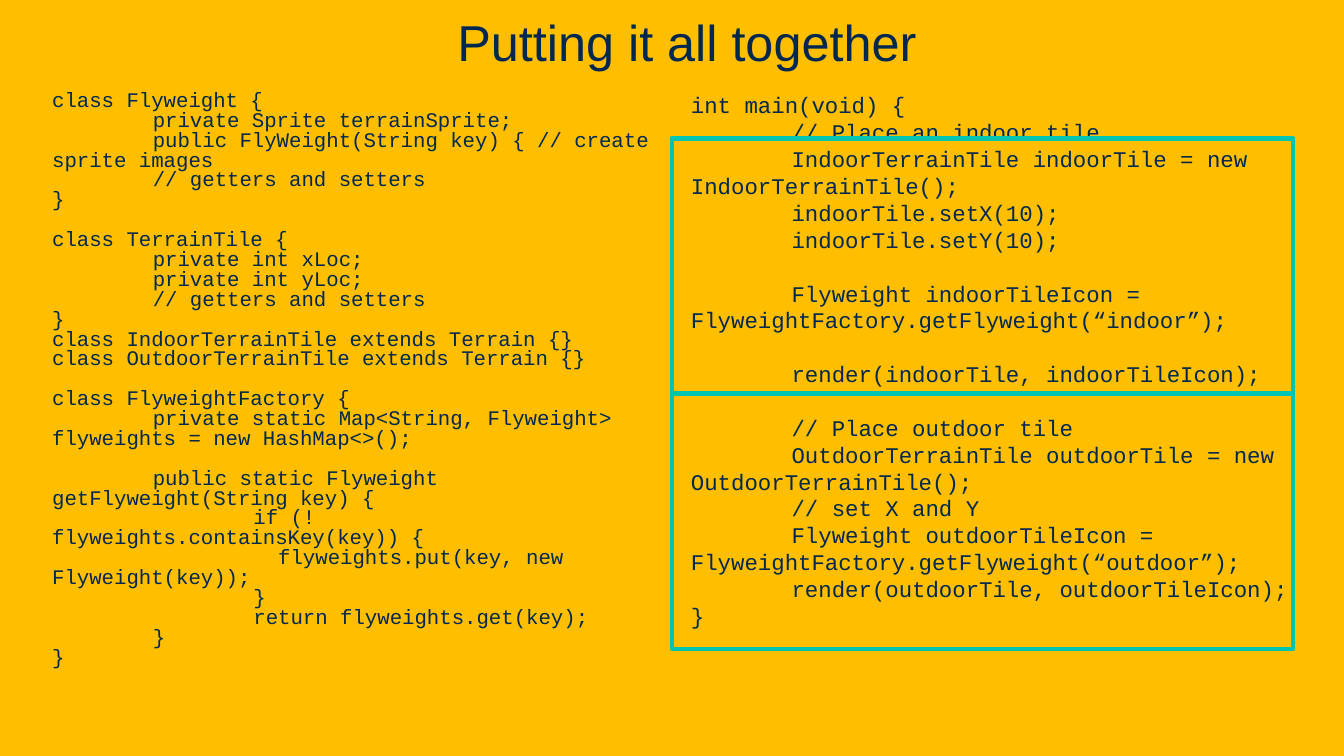
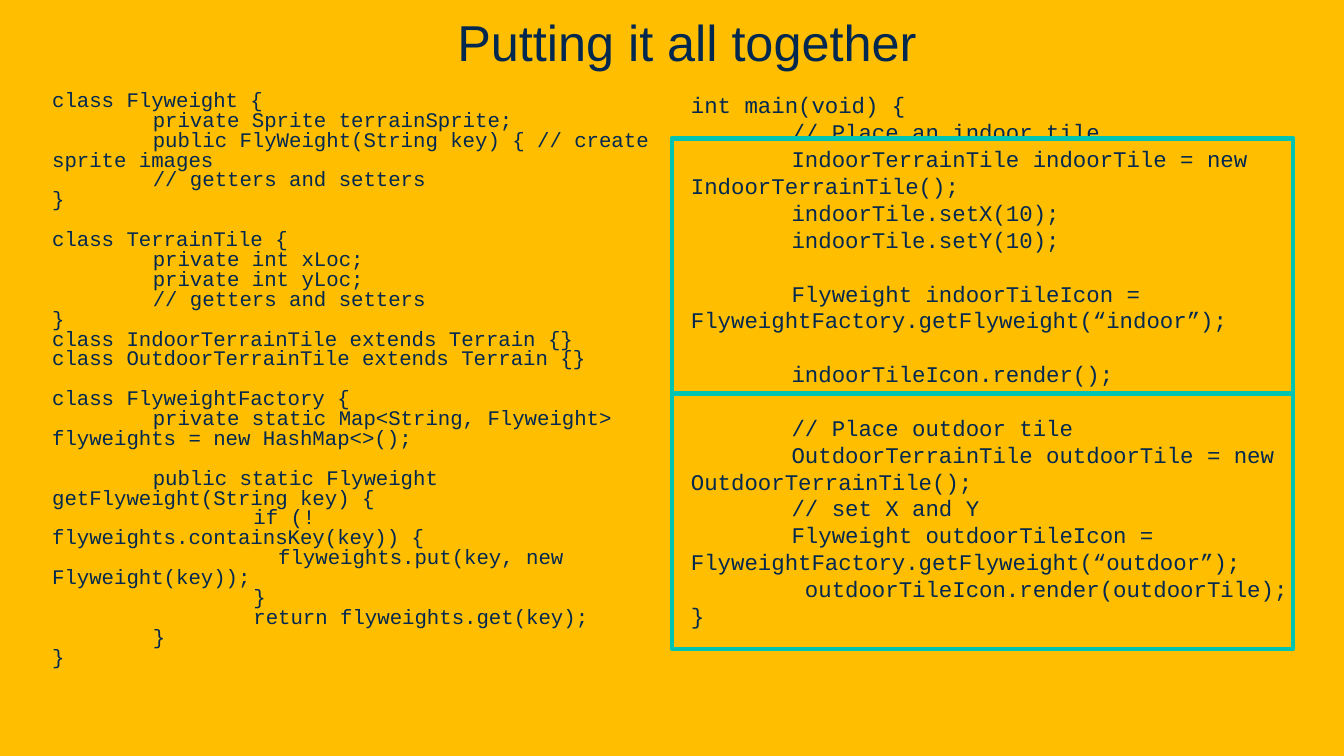
Before and after one commit to davsec-teaching/ecs160-f25, a slide deck: slide 94 of slides/8_design_patterns.pptx (slide 92 before the commit). Drawn at 1344x756 pixels with LibreOffice and Linux fonts; fonts in the diff are those of the drawing; background and template pictures are left out. Boxes give left, top, right and bottom in pixels: in the first picture for what was removed or moved away, otherwise in the second. Text is boxed around its words. In the diff, an @@ line names an element or a change of style, - is before the commit and + after.

```diff
--- a/slides/8_design_patterns.pptx
+++ b/slides/8_design_patterns.pptx
@@ text at (792,366,1114,387): text changed @@
-render(indoorTile, indoorTileIcon);
+indoorTileIcon.render();
@@ text at (805,581,1287,602): text changed @@
-render(outdoorTile, outdoorTileIcon);
+outdoorTileIcon.render(outdoorTile);
```
Also in this commit, not shown: 8 other slides changed, 10 slides added.
